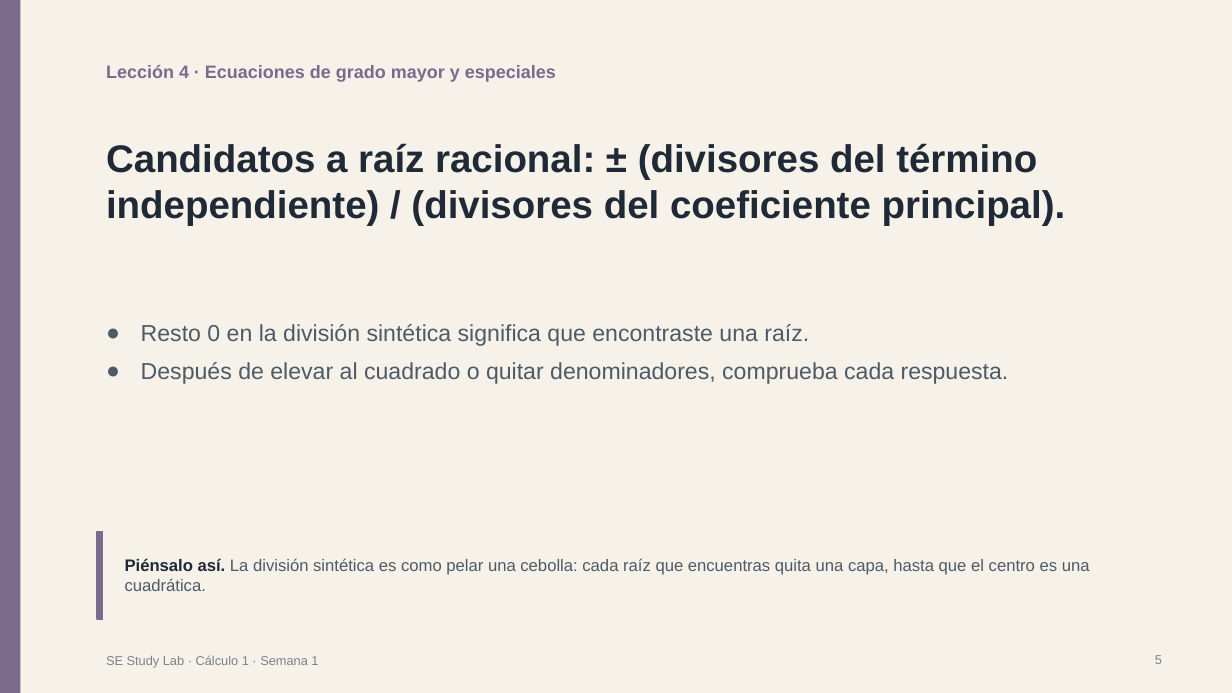
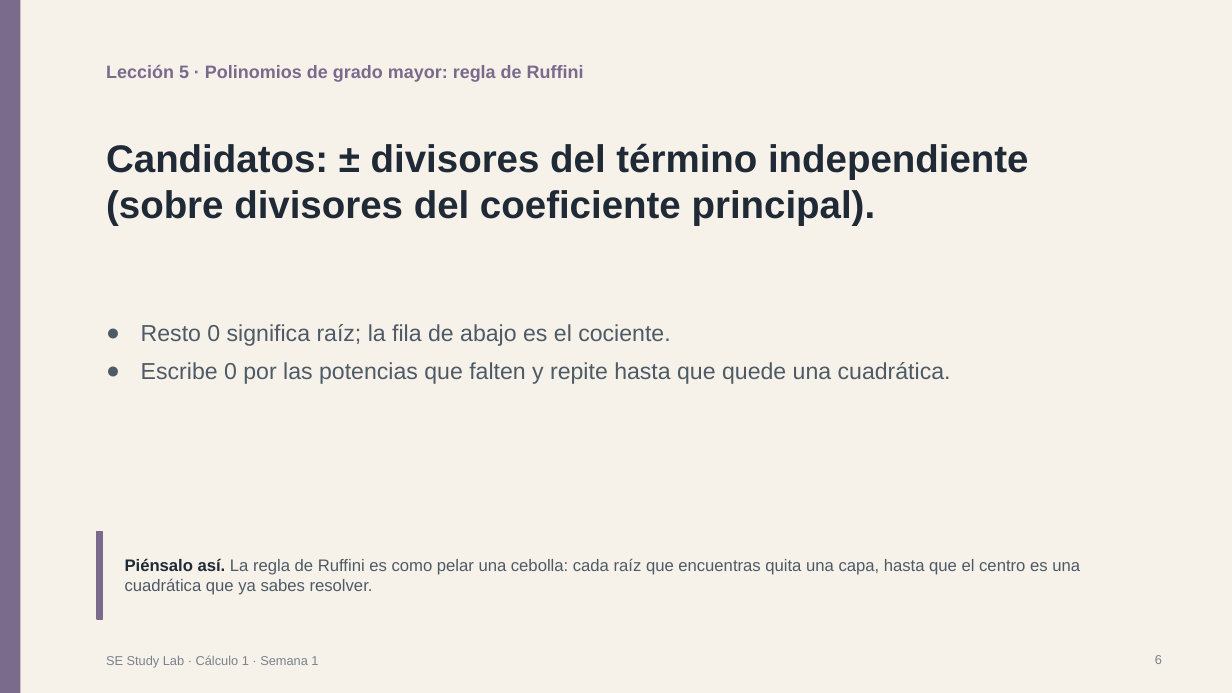
Before and after one commit to jdswe/se-study-lab, a slide deck: slide 6 of public/downloads/es/y1-t1-m3-calc-w1/slides.pptx (slide 5 before the commit). Drawn at 1232x693 pixels with LibreOffice and Linux fonts; fonts in the diff are those of the drawing. Boxes give left, top, right and bottom in pixels: in the first picture for what was removed or moved away, otherwise in the second. Text is boxed around its words. In the diff, an @@ line names an element or a change of style, - is before the commit and + after.

```diff
--- a/public/downloads/es/y1-t1-m3-calc-w1/slides.pptx
+++ b/public/downloads/es/y1-t1-m3-calc-w1/slides.pptx
@@ text at bbox=[106, 65, 584, 82]: text changed @@
-Lección 4 · Ecuaciones de grado mayor y especiales
+Lección 5 · Polinomios de grado mayor: regla de Ruffini
@@ text at bbox=[106, 143, 1029, 226]: text changed @@
-Candidatos a raíz racional: ± (divisores del término independiente) / (divisores del coeficiente principal).
+Candidatos: ± divisores del término independiente (sobre divisores del coeficiente principal).
@@ text at bbox=[141, 324, 951, 384]: text changed @@
-● Resto 0 en la división sintética significa que encontraste una raíz.
-● Después de elevar al cuadrado o quitar denominadores, comprueba cada respuesta.
+● Resto 0 significa raíz; la fila de abajo es el cociente.
+● Escribe 0 por las potencias que falten y repite hasta que quede una cuadrática.
@@ text at bbox=[125, 558, 1080, 595]: text changed @@
-Piénsalo así. La división sintética es como pelar una cebolla: cada raíz que encuentras quita una capa, hasta que el centro es una cuadrática.
+Piénsalo así. La regla de Ruffini es como pelar una cebolla: cada raíz que encuentras quita una capa, hasta que el centro es una cuadrática que ya sabes resolver.
```
Also in this commit, not shown: 8 other slides changed, 2 slides added, 2 slides removed, 47 other files.
